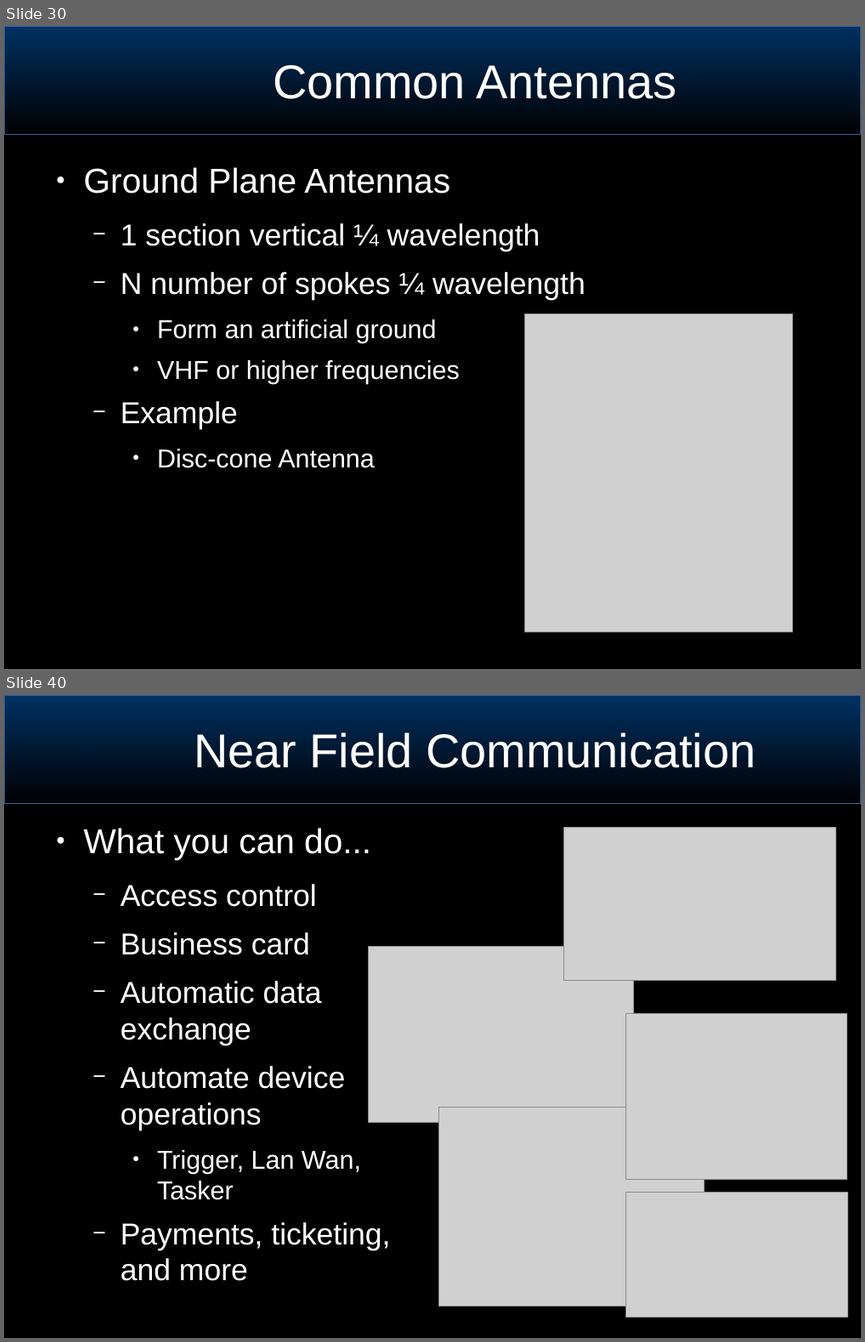
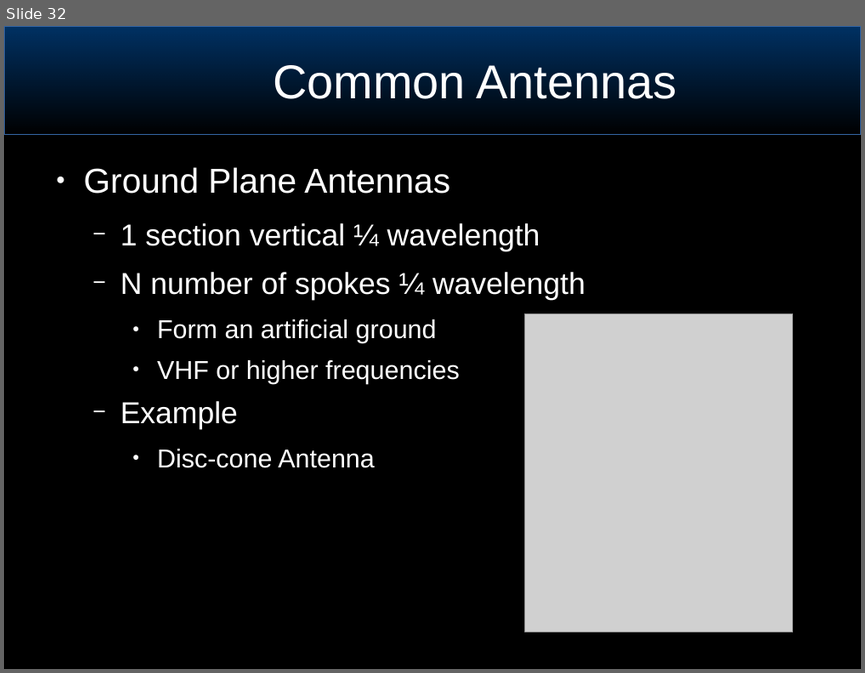
Before and after one commit to joeblankenship1/BRW_ANT_CLASS, a slide deck: BasicSignalsConcepts.odp. Shown one above the other, each under a label of ours: slides 30 and 40 before the commit, slide 32 after it; the slides between them are not shown. The pictures are 865x1342 and 865x673 pixels, drawn with LibreOffice and Linux fonts; fonts in the diff are those of the drawing; grey boxes stand for pictures; background and template pictures are left out. Boxes give left, top, right and bottom in pixels: in the first picture for what was removed or moved away, otherwise in the second. Text is boxed around its words. In the diff, an @@ line names an element or a change of style, - is before the commit and + after.

```diff
--- a/BasicSignalsConcepts.odp
+++ b/BasicSignalsConcepts.odp
@@ slide 40 removed at box(4, 695, 861, 1338), background #000000; not listed: 1 template element that a slide beside it also shows @@
@@ title removed at box(194, 732, 755, 768) @@
-Near Field Communication
@@ text removed at box(84, 828, 390, 1281) @@
-● What you can do...
-  − Access control
-  − Business card
-  − Automatic data exchange
-  − Automate device operations
-    ● Trigger, Lan Wan, Tasker
-  − Payments, ticketing, and more
@@ picture removed at box(564, 827, 836, 981) @@
@@ picture removed at box(369, 946, 634, 1123) @@
@@ picture removed at box(626, 1014, 847, 1179) @@
@@ picture removed at box(438, 1107, 704, 1306) @@
@@ picture removed at box(626, 1192, 847, 1317) @@
@@ what was slide 30 is now slide 32 @@
```
Also in this commit, not shown: 15 slides changed, 5 slides added, 8 other slides removed, 1 other file.
